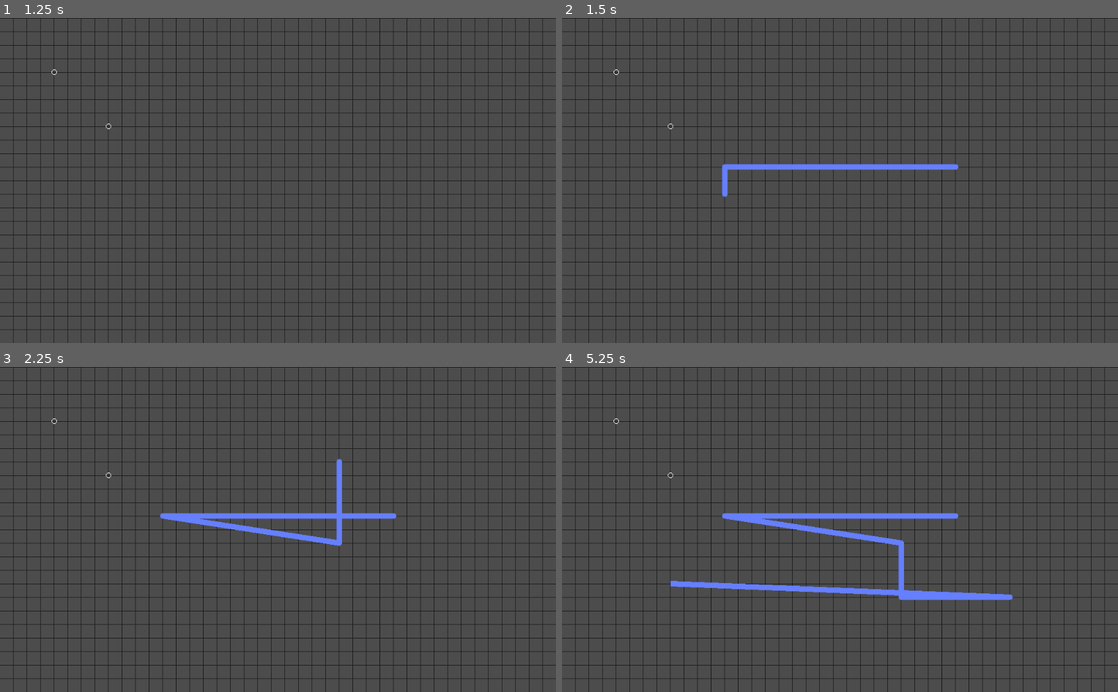
Above: before the commit, frames 1-4 (two rows, left to right).
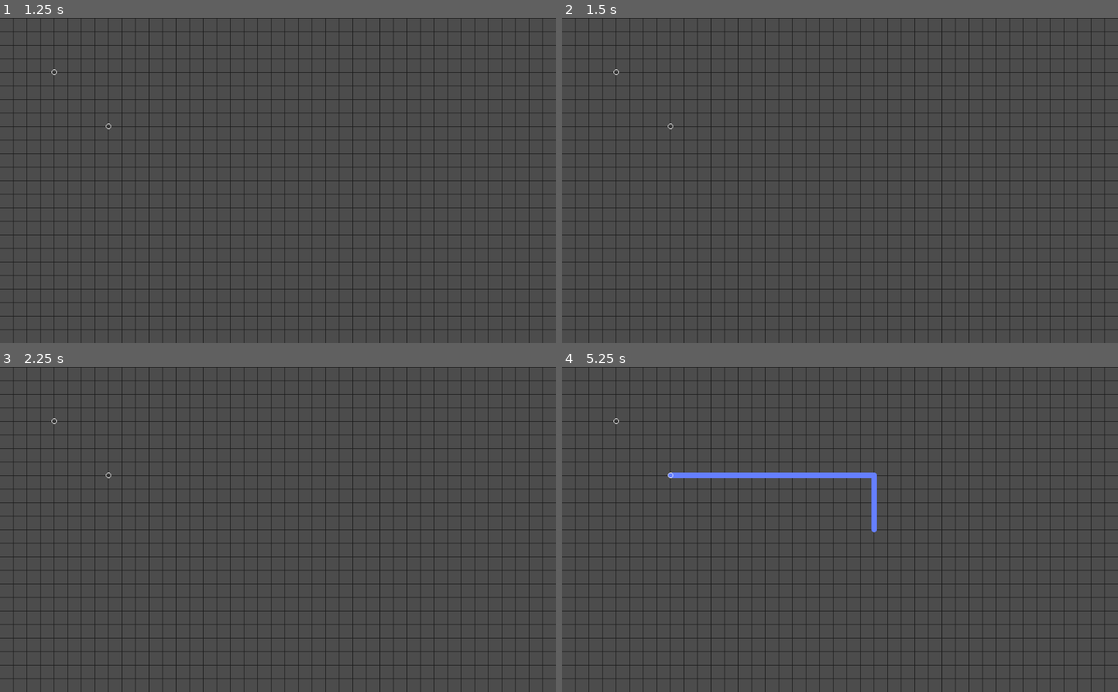
Above: after the commit, the same moments.

Repository: DevelopedAphid/PCBattles
Game: Godot game, scene res://Main.tscn
The game is run twice, just before and just after one commit, with the same random seed, the same clock (stepped at 60 frames per second) and the same inputs.
Inputs (mouse positions are in pixels of both pictures, inside the frame that each line leads up to):
- Up to frame 1 (1.25 s): tap Enter at 0.5 s; move the mouse to (400, 164) at 0.52 s; click (400, 164) at 0.67 s
- Up to frame 2 (1.5 s): tap Space at 1.25 s; move the mouse to (728, 196) at 1.27 s; click (728, 196) at 1.42 s
- Up to frame 3 (2.25 s): tap Enter at 2 s; move the mouse to (333, 458) at 2.02 s; click (333, 458) at 2.17 s
- Up to frame 4 (5.25 s): tap Space at 2.75, 4.25 s; move the mouse to (812, 594) at 2.77 s; click (812, 594) at 2.92 s; tap Enter at 3.5 s; move the mouse to (1006, 578) at 3.52 s; click (1006, 578) at 3.67 s; move the mouse to (673, 480) at 4.27 s; click (673, 480) at 4.42 s; move the mouse to (867, 529) at 5.02 s; click (867, 529) at 5.17 s

Frame 1 is identical in both runs. In frame 2, 0.9% of the frame differs, in the area x 28-72%, y 44-56%; in frame 3, 1.6%; in frame 4, 3.5%, in the area x 19-82%, y 32-72%.

Commit message:
Update to Godot 3.3
- First build using Godot 3.3 - just in case
- Makes it so that a line must begin at a termination point

Diff:
--- a/45DegLineCreator.gd
+++ b/45DegLineCreator.gd
@@ -10,11 +10,13 @@
 	grid_step = get_parent().grid_size
 
 #TODO: it breaks if you hold down click and move the mouse
-#TODO: you can only start from a line termination
+#TODO: you can draw a second line after the first
+#TODO: add component object that has 2 termination points on it
+#TODO: make component objects able to be placed by the player
 
 func _input(event):
 	if event is InputEventMouseButton && event.is_pressed(): #is_pressed debounces so we don't add to same spot
-		if !is_drawing && point_count == 0:
+		if !is_drawing && point_count == 0 && get_parent().termination_points.has(snap_first_point_to_grid()): #checks that line begins at a termination point
 			$Line2D.show()
 			is_drawing = true
 			#add origin point
